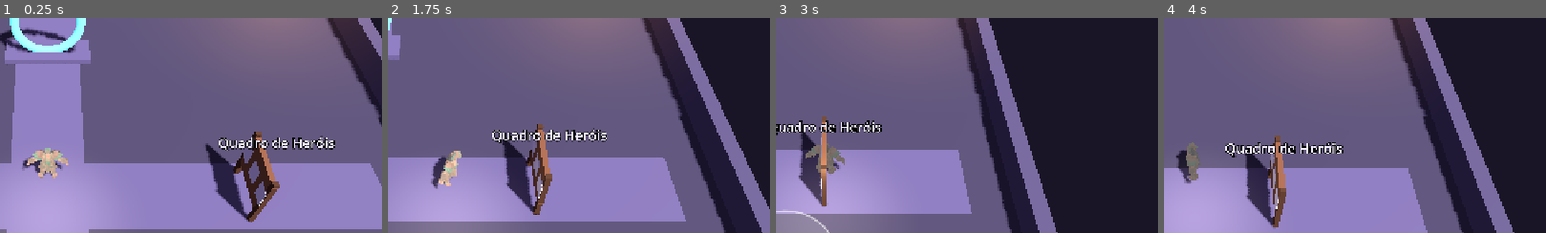
Above: before the commit, frames 1-4 (left to right).
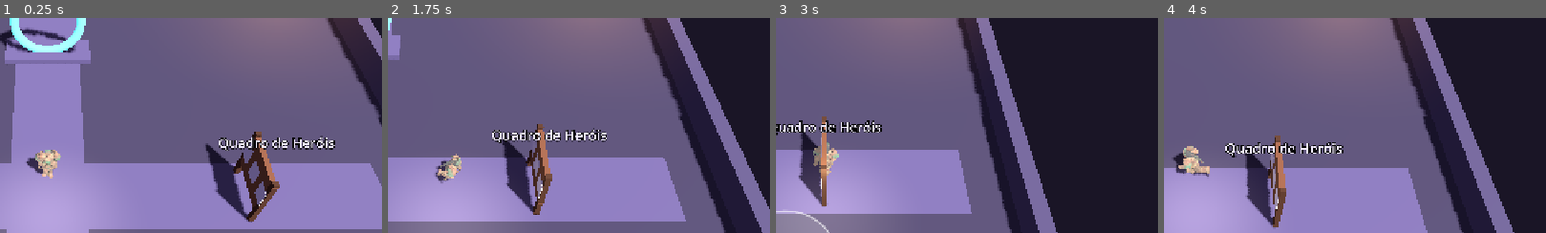
Above: after the commit, the same moments.

Repository: amazingmko/jogo-masmorra
Game: Godot game, scene res://game/scenes/hub.tscn
Same seed, same stepped clock (60 frames per second), same inputs: the game is played once before the commit and once after it.
Inputs (mouse positions are % of the whole screen's width and height, from its top left):
- Up to frame 1 (0.25 s): no input
- Up to frame 2 (1.75 s): tap Enter at 0.5 s; move the mouse to (72, 45) at 0.52 s; hold D (move_right) 0.53-1.25 s; tap Q (form) at 0.6 s; click (72, 45) at 0.67 s; drag from (30, 55) to (45, 70) at 1.27 s
- Up to frame 3 (3 s): move the mouse to (60, 28) at 2.02 s; hold D (move_right) 2.03-2.75 s; tap Q (form) at 2.1 s; drag from (45, 70) to (20, 35) at 2.77 s
- Up to frame 4 (4 s): move the mouse to (80, 65) at 3.52 s; hold A (move_left) from 3.53 s (still down); tap G at 3.6 s; tap Q (form) at 3.8 s
The pictures show only the part of the screen within x 44-94%, y 13-63%; the shares and areas given below are measured in that part.

The runs differ from the first frame. In frame 1, 0.7% of the frame differs, in the area x 5-18%, y 60-75%; in frame 2, 0.8%; in frame 3, 0.6%; in frame 4, 0.9%, in the area x 2-12%, y 58-77%.

Commit message:
Icamiaba animada no jogo: parada, caminhada, corrida, ataque, dano e queda
Co-Authored-By: Claude Opus 5.5 <noreply@anthropic.com>
Claude-Session: https://claude.ai/code/session_01PxMUCP3EAMS7xMChCMNJhW

Diff:
--- a/game/scripts/gameplay/player.gd
+++ b/game/scripts/gameplay/player.gd
@@ -74,6 +74,13 @@
 var _moving := 0.0
 var _fill_light: OmniLight3D
 const MODEL_GLOW := 0.32
+## Animações do modelo (vindas do Tripo, já preparadas por tools/prep_anim.mjs).
+var _anim: AnimationPlayer
+var _action_left := 0.0  # tempo restante de uma animação de ação (ataque, dano)
+const ANIM_BLEND := 0.15
+const RUN_SPEED := 3.4   # m/s em que a corrida do modelo casa com o chão
+const WALK_SPEED := 0.95
+const LOOPED := ["idle", "walk", "run"]
 
 ## Veneno, raízes e lentidão (ver StatusEffects).
 var status := StatusEffects.new()
@@ -161,6 +168,10 @@
 	health.reset()
 	status.clear()
 	controls_enabled = true
+	_action_left = 0.0
+	if _anim:
+		_anim.play("idle", 0.0)
+		_anim.speed_scale = 1.0
 
 
 ## Chamado por avisos no chão e disparos inimigos.
@@ -248,6 +259,7 @@
 
 func _attack() -> void:
 	_lunge = 1.0
+	_play_action("ataque", clampf(weapon_stats.cooldown() * 0.9, 0.35, 0.75))
 	if weapon_stats.is_ranged():
 		var projectile := Projectile.create(_facing, weapon_stats, hero.element, crit_chance, _rng)
 		get_parent().add_child(projectile)
@@ -276,6 +288,8 @@
 func _on_damaged(amount: int) -> void:
 	Fx.flash(_material, _base_color, Color("ff4d4d"))
 	_flash_model()
+	if _action_left <= 0.0 and not health.is_dead:
+		_play_action("dano", 0.45)  # não interrompe um golpe
 	Fx.damage_number(get_parent(), global_position + Vector3(0, 2.0, 0), amount, false, Color("ff6b6b"))
 
 
@@ -283,8 +297,12 @@
 	controls_enabled = false
 	_target = null
 	_update_marker()
-	var tween := create_tween()
-	tween.tween_property(_body, "rotation:x", deg_to_rad(-90), 0.3)
+	if _anim and _anim.has_animation("morte"):
+		_action_left = 0.0
+		_play("morte", 1.3, 0.1)  # cai e fica no último quadro
+	else:
+		var tween := create_tween()
+		tween.tween_property(_body, "rotation:x", deg_to_rad(-90), 0.3)
 	died.emit()
 
 
@@ -410,6 +428,8 @@
 	if _model:
 		_model.queue_free()
 		_model = null
+	_anim = null
+	_action_left = 0.0
 	_model_meshes.clear()
 	_mesh.visible = new_hero.model == null
 	if _body.has_node("Facing"):
@@ -431,6 +451,7 @@
 		add_child(_fill_light)
 	_collect_meshes(_model)
 	_brighten_model()
+	_setup_anim()
 	_flash_material = StandardMaterial3D.new()
 	_flash_material.shading_mode = BaseMaterial3D.SHADING_MODE_UNSHADED
 	_flash_material.transparency = BaseMaterial3D.TRANSPARENCY_ALPHA
@@ -466,8 +487,60 @@
 		_collect_meshes(child)
 
 
+func _setup_anim() -> void:
+	var found := _model.find_children("*", "AnimationPlayer", true, false)
+	if found.is_empty():
+		return
+	_anim = found[0]
+	for anim_name in LOOPED:
+		if _anim.has_animation(anim_name):
+			_anim.get_animation(anim_name).loop_mode = Animation.LOOP_LINEAR
+	_play("idle")
+
+
+## Toca uma animação (se o modelo tiver) com transição suave.
+func _play(anim_name: String, speed := 1.0, blend := ANIM_BLEND) -> void:
+	if _anim == null or not _anim.has_animation(anim_name):
+		return
+	if _anim.current_animation == anim_name and _action_left <= 0.0:
+		_anim.speed_scale = speed
+		return
+	_anim.play(anim_name, blend)
+	_anim.speed_scale = speed
+
+
+## Animação de ação por cima da locomoção (ataque, dano). duration: quanto deve durar na tela.
+func _play_action(anim_name: String, duration: float) -> void:
+	if _anim == null or not _anim.has_animation(anim_name):
+		return
+	var length := _anim.get_animation(anim_name).length
+	_anim.play(anim_name, 0.08)
+	_anim.seek(0.0, true)
+	_anim.speed_scale = length / maxf(duration, 0.1)
+	_action_left = duration
+
+
 func _process(delta: float) -> void:
-	_animate_model(delta)
+	if _anim:
+		_update_anim(delta)
+	else:
+		_animate_model(delta)
+
+
+## Parada, caminhada ou corrida conforme a velocidade; a corrida acelera junto com o herói.
+func _update_anim(delta: float) -> void:
+	if health.is_dead:
+		return
+	if _action_left > 0.0:
+		_action_left -= delta
+		return
+	var speed := Vector2(velocity.x, velocity.z).length()
+	if speed > move_speed * 0.45:
+		_play("run", clampf(speed / RUN_SPEED, 0.7, 1.8))
+	elif speed > 0.15:
+		_play("walk", clampf(speed / WALK_SPEED, 0.8, 2.0))
+	else:
+		_play("idle")
 
 
 ## Enquanto não há animações: balança ao andar, inclina para a frente e dá um bote no ataque.
--- /dev/null
+++ b/tests/shot_anims.gd
@@ -0,0 +1,57 @@
+extends SceneTree
+## Folha de poses: cada animação do modelo em 3 momentos (25%, 50%, 75%), vista de 3/4.
+##   godot --path . --script res://tests/shot_anims.gd -- model=res://game/art/herois/icamiaba.glb shot=/caminho/prefixo
+## (Precisa de tela/xvfb.) Gera prefixo_<animacao>_<n>.png.
+
+var _f := 0
+var _model := ""
+var _shot := ""
+var _anim: AnimationPlayer
+var _jobs: Array = []
+
+
+func _initialize() -> void:
+	for arg in OS.get_cmdline_user_args():
+		if arg.begins_with("model="):
+			_model = arg.trim_prefix("model=")
+		elif arg.begins_with("shot="):
+			_shot = arg.trim_prefix("shot=")
+	var root3d := Node3D.new()
+	root.add_child(root3d)
+	var env := WorldEnvironment.new()
+	env.environment = Environment.new()
+	env.environment.background_mode = Environment.BG_COLOR
+	env.environment.background_color = Color("2b2a33")
+	env.environment.ambient_light_source = Environment.AMBIENT_SOURCE_COLOR
+	env.environment.ambient_light_color = Color(0.6, 0.6, 0.65)
+	root3d.add_child(env)
+	var sun := DirectionalLight3D.new()
+	sun.rotation_degrees = Vector3(-50, 30, 0)
+	root3d.add_child(sun)
+	var model: Node3D = load(_model).instantiate()
+	root3d.add_child(model)
+	_anim = model.find_children("*", "AnimationPlayer", true, false)[0]
+	var cam := Camera3D.new()
+	root3d.add_child(cam)
+	cam.fov = 45.0
+	cam.look_at_from_position(Vector3(2.4, 1.6, 3.0), Vector3(0, 0.85, 0))
+	for anim_name in _anim.get_animation_list():
+		print(anim_name, " ", _anim.get_animation(anim_name).length)
+		for n in 3:
+			_jobs.append([anim_name, n])
+
+
+func _process(_d: float) -> bool:
+	var i := _f / 4
+	if i >= _jobs.size():
+		quit(0)
+		return false
+	var job: Array = _jobs[i]
+	if _f % 4 == 0:
+		_anim.play(job[0])
+		_anim.seek(_anim.get_animation(job[0]).length * float(OS.get_environment("FRAC_" + str(job[1])) if OS.has_environment("FRAC_" + str(job[1])) else str(0.25 + 0.25 * job[1])), true)
+		_anim.pause()
+	if _f % 4 == 3:
+		root.get_viewport().get_texture().get_image().save_png("%s_%s_%d.png" % [_shot, job[0], job[1]])
+	_f += 1
+	return false
Binary file changed: game/art/herois/icamiaba.glb
Renamed: game/art/herois/icamiaba_0.png -> game/art/herois/icamiaba_icamiaba_animado_glb_basecolor.png
Not shown, changed: game/art/herois/icamiaba_icamiaba_animado_glb_basecolor.png.import
Not shown, added: tests/shot_anims.gd.uid
Not shown, changed: arte/LEIA-ME.md
Not shown, added: tools/prep_anim.mjs
